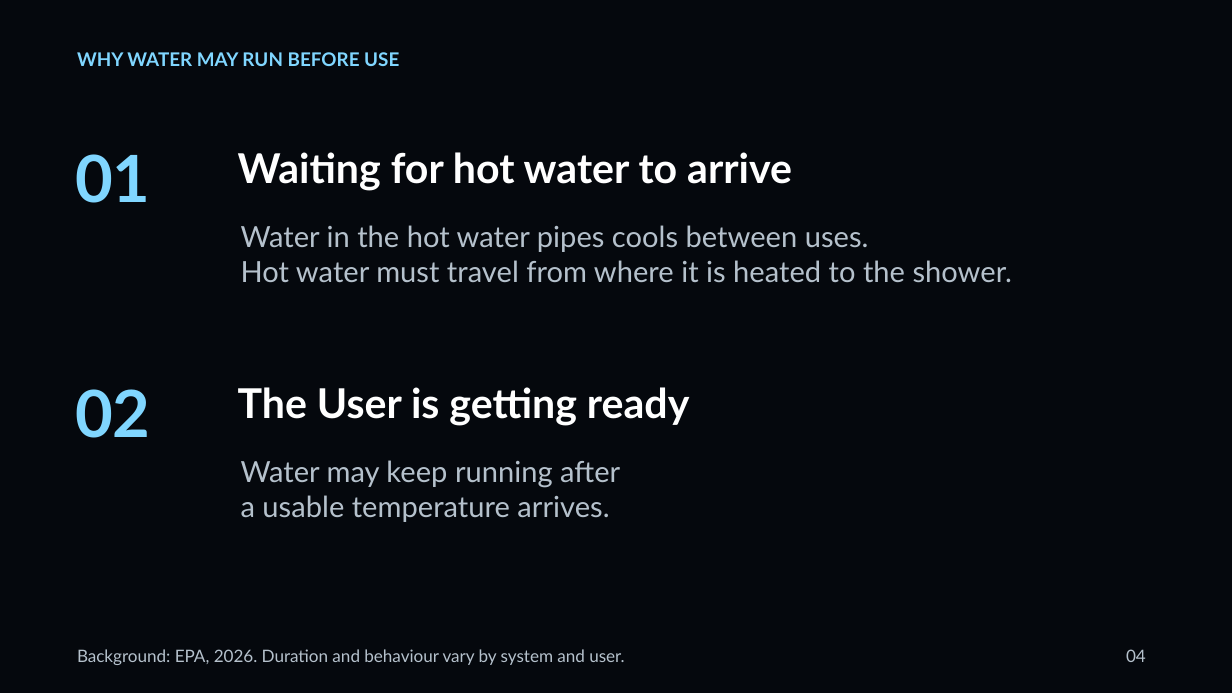
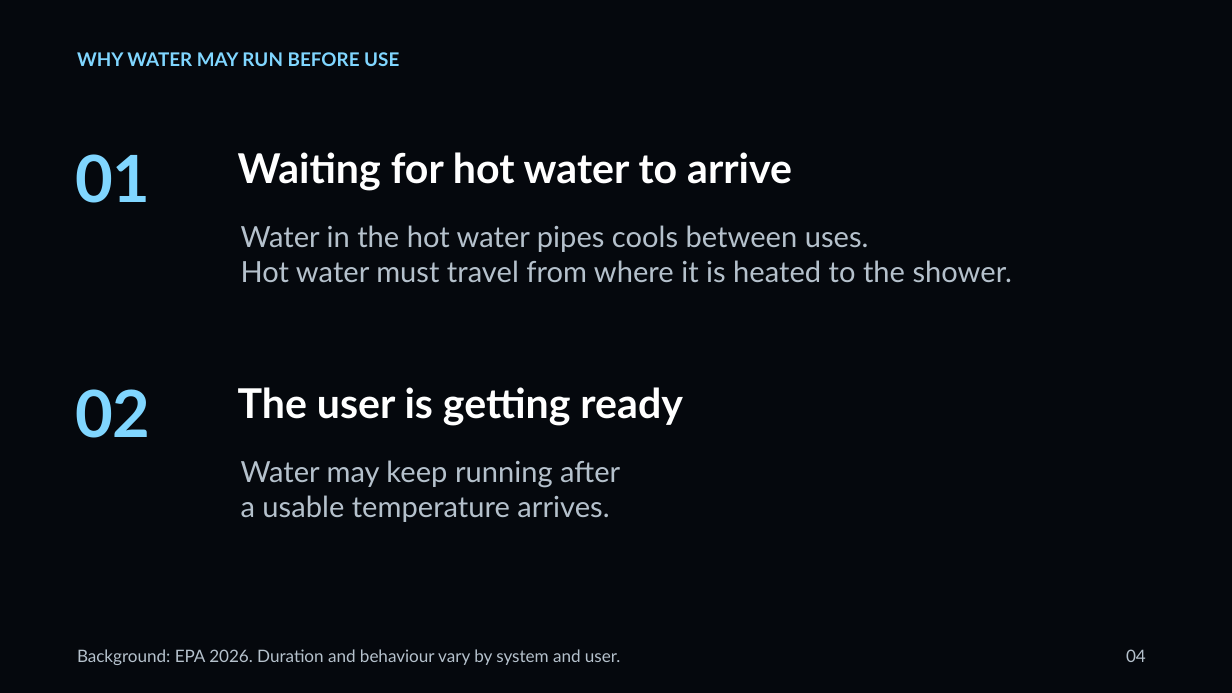
Before and after one commit to nour256/sdsds, a slide deck: slide 4 of IEN_301_Project_1_v2.pptx. Drawn at 1232x693 pixels with LibreOffice and Linux fonts; fonts in the diff are those of the drawing. Boxes give left, top, right and bottom in pixels: in the first picture for what was removed or moved away, otherwise in the second. Text is boxed around its words. In the diff, an @@ line names an element or a change of style, - is before the commit and + after.

```diff
--- a/IEN_301_Project_1_v2.pptx
+++ b/IEN_301_Project_1_v2.pptx
@@ text at [238, 387, 682, 426]: text changed @@
-The User is getting ready
+The user is getting ready
@@ text at [77, 649, 620, 665]: text changed @@
-Background: EPA, 2026. Duration and behaviour vary by system and user.
+Background: EPA 2026. Duration and behaviour vary by system and user.
```
Also in this commit, not shown: 8 other slides changed, 4 other files.
